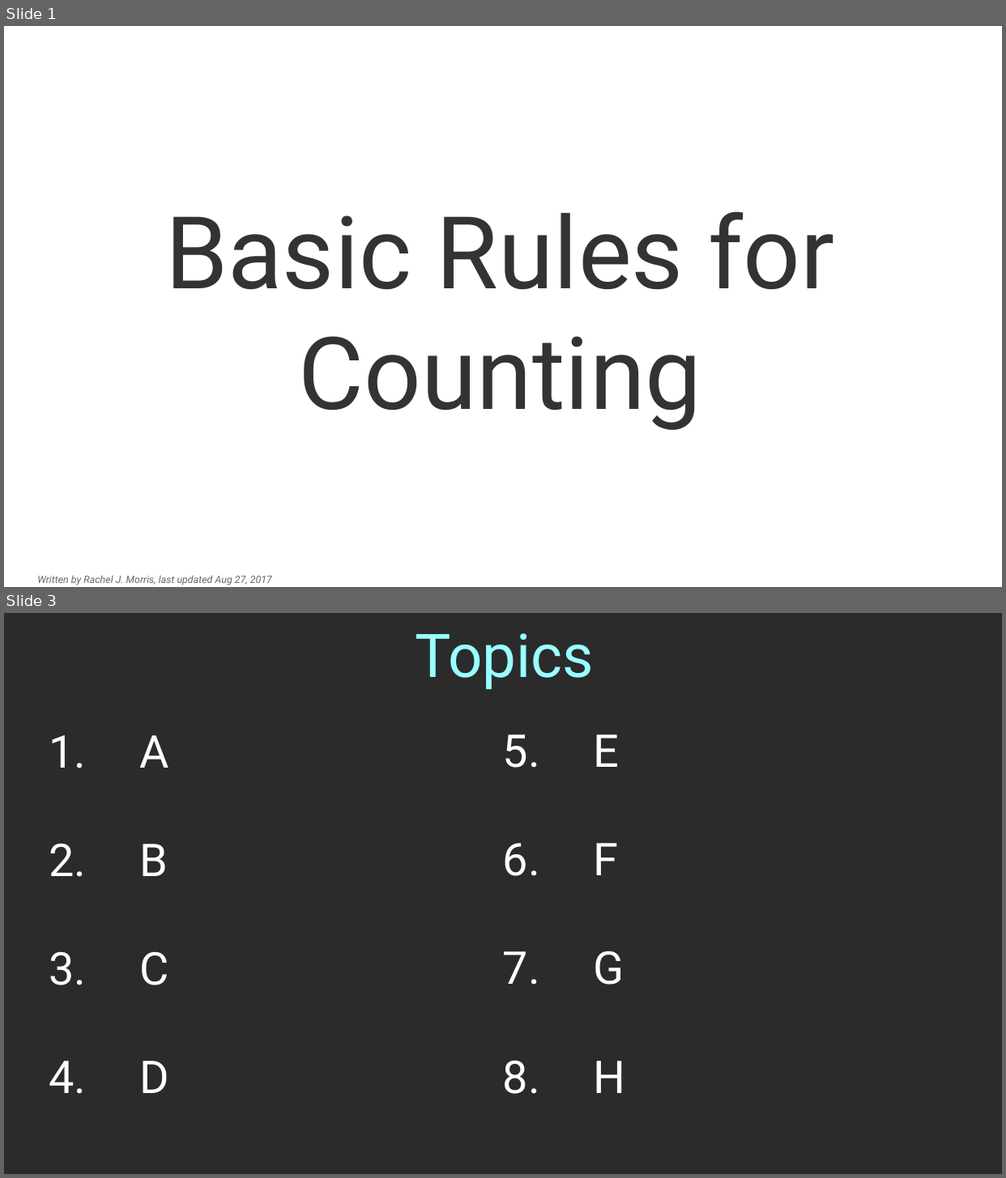
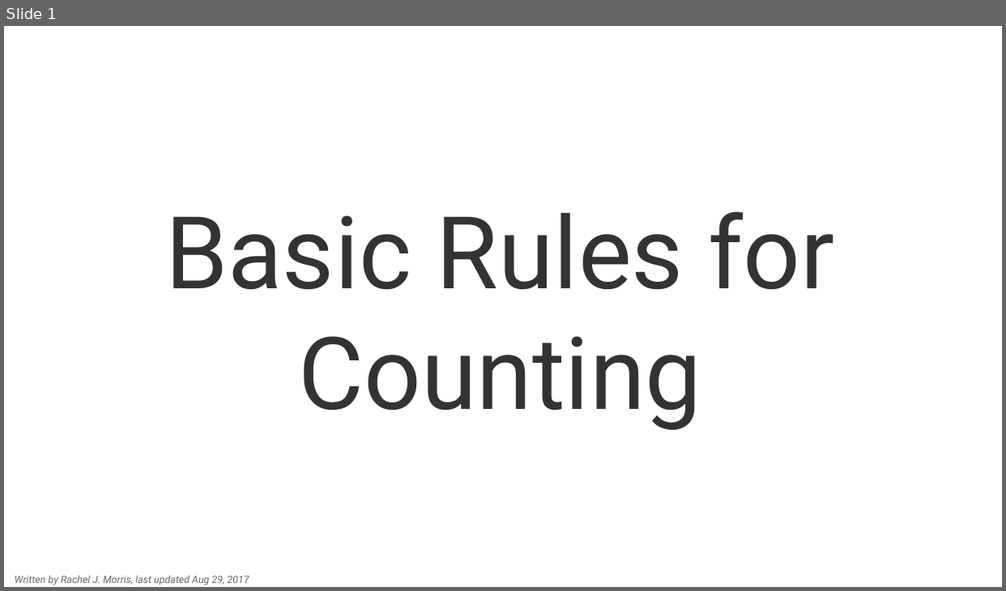
Before and after one commit to nguyenchithien/CS211-Discrete-Structures-II, a slide deck: Lectures/Lecture 5.2.odp. Shown one above the other, each under a label of ours: slides 1 and 3 before the commit, slide 1 after it; the slides between them are not shown. The pictures are 1006x1178 and 1006x591 pixels, drawn with LibreOffice and Linux fonts; fonts in the diff are those of the drawing; background and template pictures are left out; a plain dark background stands for a picture behind light text. Boxes give left, top, right and bottom in pixels: in the first picture for what was removed or moved away, otherwise in the second. Text is boxed around its words. In the diff, an @@ line names an element or a change of style, - is before the commit and + after.

```diff
--- a/Lectures/Lecture 5.2.odp
+++ b/Lectures/Lecture 5.2.odp
@@ slide 3 removed at (4,613,1002,1174), background picture (left out) @@
@@ title removed at (415,633,594,689) @@
-Topics
@@ text removed at (49,735,169,1094) @@
-1. A
-2. B
-3. C
-4. D
@@ text removed at (503,735,626,1094) @@
-5. E
-6. F
-7. G
-8. H
@@ slide 1 changed as well @@
@@ text "Written by Rachel J. Morris, ..." at (15,575,249,586): vertical alignment middle to top @@
@@ text at (15,575,249,586): text changed @@
-Written by Rachel J. Morris, last updated Aug 27, 2017
+Written by Rachel J. Morris, last updated Aug 29, 2017
```
Also in this commit, not shown: 2 other slides changed, 14 slides added, 1 other slide removed, 1 other file.
